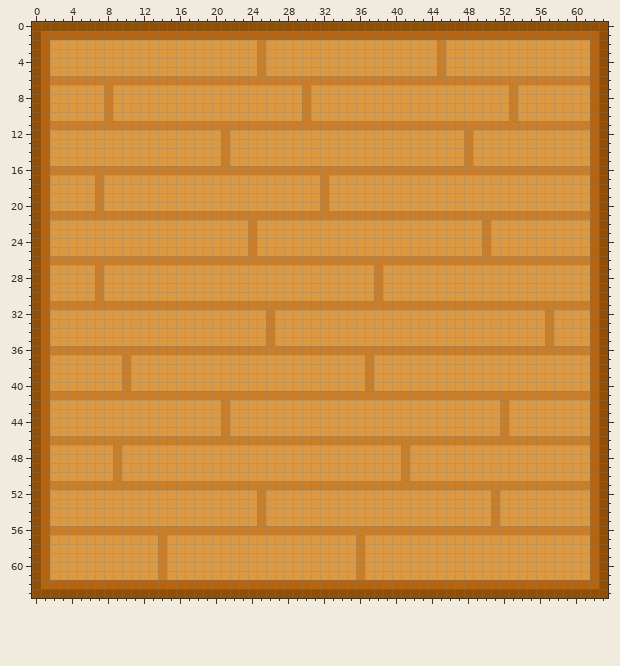
Pixel-art file, stored at Tiles/Flooring/WoodenFloor4X4.aseprite. Above is the file before it was changed.
64x64 pixels, 1 frame.
After:
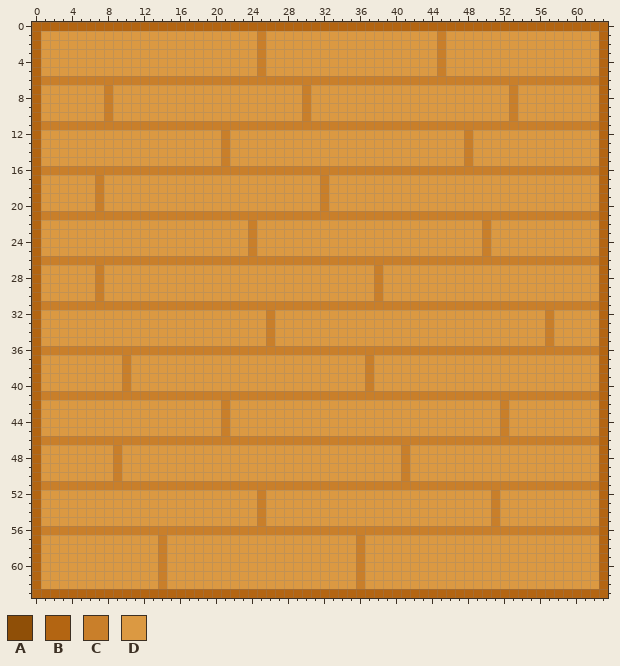
Palette (. is transparent): A #8f4f07  B #b36512  C #c97f2a  D #db9942
From old to new:
Changed rows in their new state; - is an unchanged pixel.
first column x 0:
 0 BBBBBBBBBBBBBBBBBBBBBBBBBBBBBBBBBBBBBBBBBBBBBBBBBBBBBBBBBBBBBBBB
 1 BDDDDDDDDDDDDDDDDDDDDDDDDCDDDDDDDDDDDDDDDDDDDCDDDDDDDDDDDDDDDDDB
 2 BD------------------------------------------------------------DB
 3 BD------------------------------------------------------------DB
 4 BD------------------------------------------------------------DB
 5 BD------------------------------------------------------------DB
 6 BC------------------------------------------------------------CB
 7 BD------------------------------------------------------------DB
 8 BD------------------------------------------------------------DB
 9 BD------------------------------------------------------------DB
10 BD------------------------------------------------------------DB
11 BC------------------------------------------------------------CB
12 BD------------------------------------------------------------DB
13 BD------------------------------------------------------------DB
14 BD------------------------------------------------------------DB
15 BD------------------------------------------------------------DB
16 BC------------------------------------------------------------CB
17 BD------------------------------------------------------------DB
18 BD------------------------------------------------------------DB
19 BD------------------------------------------------------------DB
20 BD------------------------------------------------------------DB
21 BC------------------------------------------------------------CB
22 BD------------------------------------------------------------DB
23 BD------------------------------------------------------------DB
24 BD------------------------------------------------------------DB
25 BD------------------------------------------------------------DB
26 BC------------------------------------------------------------CB
27 BD------------------------------------------------------------DB
28 BD------------------------------------------------------------DB
29 BD------------------------------------------------------------DB
30 BD------------------------------------------------------------DB
31 BC------------------------------------------------------------CB
32 BD------------------------------------------------------------DB
33 BD------------------------------------------------------------DB
34 BD------------------------------------------------------------DB
35 BD------------------------------------------------------------DB
36 BC------------------------------------------------------------CB
37 BD------------------------------------------------------------DB
38 BD------------------------------------------------------------DB
39 BD------------------------------------------------------------DB
40 BD------------------------------------------------------------DB
41 BC------------------------------------------------------------CB
42 BD------------------------------------------------------------DB
43 BD------------------------------------------------------------DB
44 BD------------------------------------------------------------DB
45 BD------------------------------------------------------------DB
46 BC------------------------------------------------------------CB
47 BD------------------------------------------------------------DB
48 BD------------------------------------------------------------DB
49 BD------------------------------------------------------------DB
50 BD------------------------------------------------------------DB
51 BC------------------------------------------------------------CB
52 BD------------------------------------------------------------DB
53 BD------------------------------------------------------------DB
54 BD------------------------------------------------------------DB
55 BD------------------------------------------------------------DB
56 BC------------------------------------------------------------CB
57 BD------------------------------------------------------------DB
58 BD------------------------------------------------------------DB
59 BD------------------------------------------------------------DB
60 BD------------------------------------------------------------DB
61 BD------------------------------------------------------------DB
62 BDDDDDDDDDDDDDCDDDDDDDDDDDDDDDDDDDDDCDDDDDDDDDDDDDDDDDDDDDDDDDDB
63 BBBBBBBBBBBBBBBBBBBBBBBBBBBBBBBBBBBBBBBBBBBBBBBBBBBBBBBBBBBBBBBB
